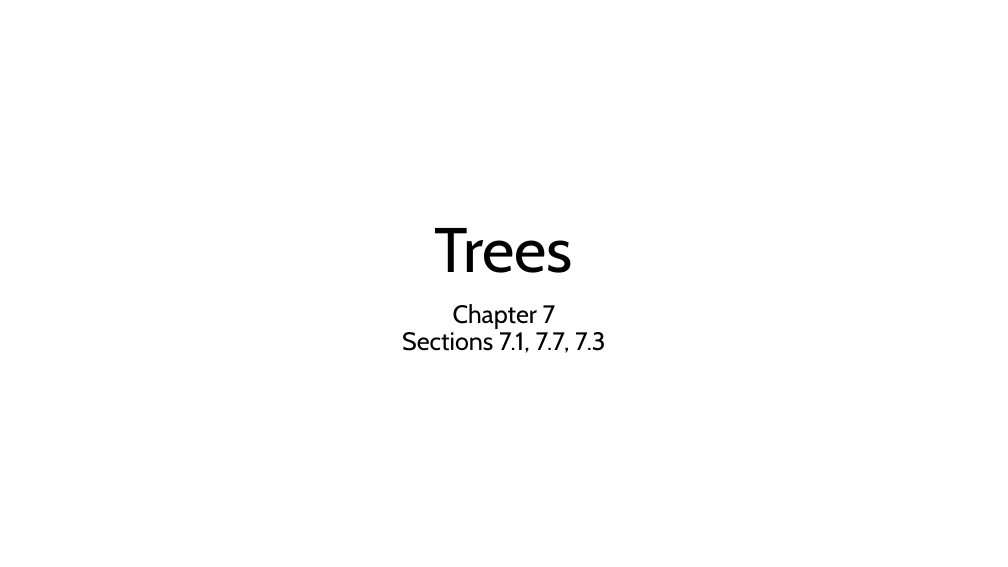
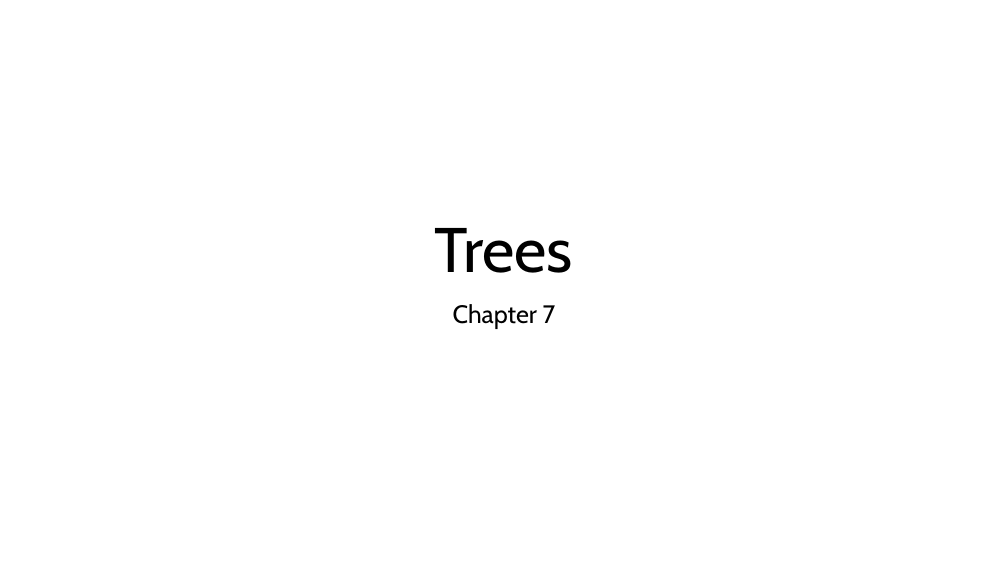
Before and after one commit to sotasota-sfu/cmpt225Summer2026, a slide deck: slide 1 of lectures/lecture12_13_14/lecture_trees.pptx. Drawn at 1008x567 pixels with LibreOffice and Linux fonts; fonts in the diff are those of the drawing. Boxes give left, top, right and bottom in pixels: in the first picture for what was removed or moved away, otherwise in the second. Text is boxed around its words. In the diff, an @@ line names an element or a change of style, - is before the commit and + after.

```diff
--- a/lectures/lecture12_13_14/lecture_trees.pptx
+++ b/lectures/lecture12_13_14/lecture_trees.pptx
@@ subtitle at (453, 304, 556, 329): text changed @@
-Chapter 7
-Sections 7.1, 7.7, 7.3
+Chapter 7
```
Also in this commit, not shown: 5 other slides changed, 3 slides added, 1 other file.
